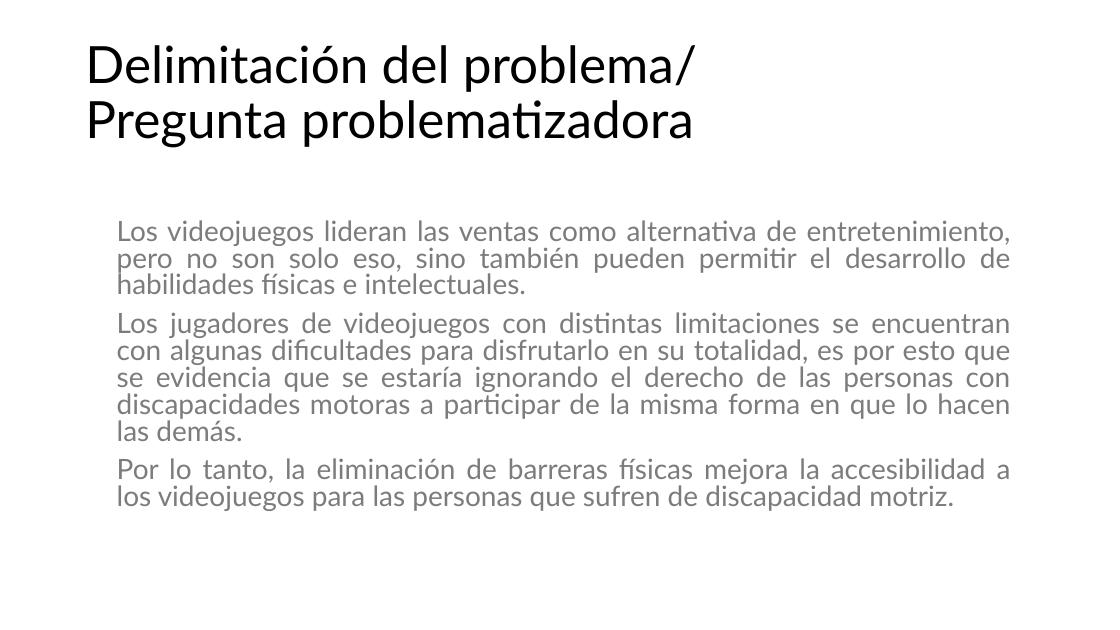
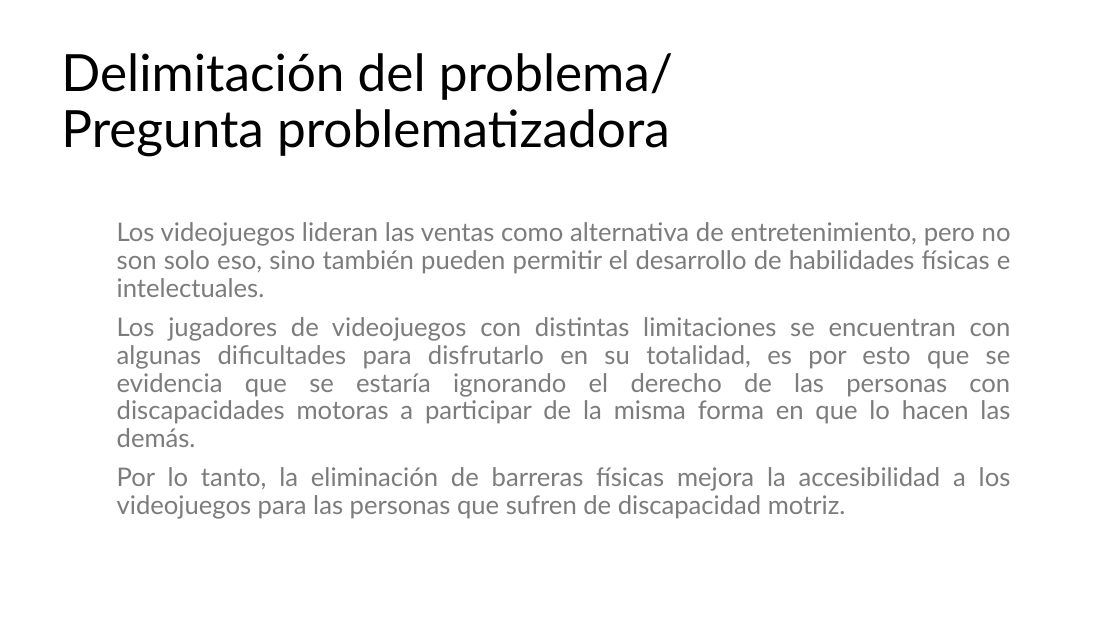
Before and after one commit to AndresRincon94/JanFox_V2, a slide deck: slide 2 of Documentacion/Proyecto/Presentacion JANFOX 24 Mayo 2021.pptx. Drawn at 1120x630 pixels with LibreOffice and Linux fonts; fonts in the diff are those of the drawing; background and template pictures are left out. Boxes give left, top, right and bottom in pixels: in the first picture for what was removed or moved away, otherwise in the second. Text is boxed around its words. In the diff, an @@ line names an element or a change of style, - is before the commit and + after.

Commit message:
Actualizacion presentación y evidencia registro Nacional

```diff
--- a/Documentacion/Proyecto/Presentacion JANFOX 24 Mayo 2021.pptx
+++ b/Documentacion/Proyecto/Presentacion JANFOX 24 Mayo 2021.pptx
@@ title "Delimitación del problema/ Pregunta problematizadora": place and size @@
-title "Delimitación del problema/ Pregunta problematizadora" at box(85, 45, 697, 148)
+title "Delimitación del problema/ Pregunta problematizadora" at box(61, 53, 673, 156)
@@ text "Los videojuegos lideran las ventas ..." at box(117, 222, 1011, 519): size 24 to 22 pt; line spacing 0.8 to 0.9 @@
```
Also in this commit, not shown: 3 other slides changed, 3 other files.
